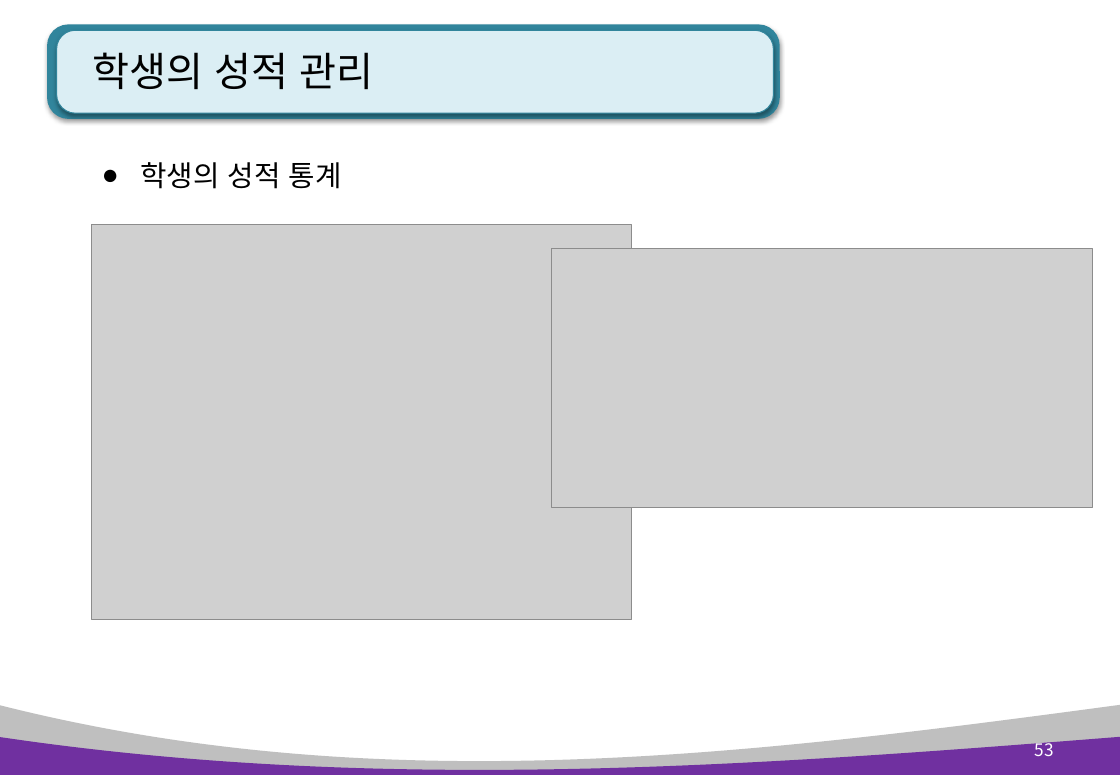
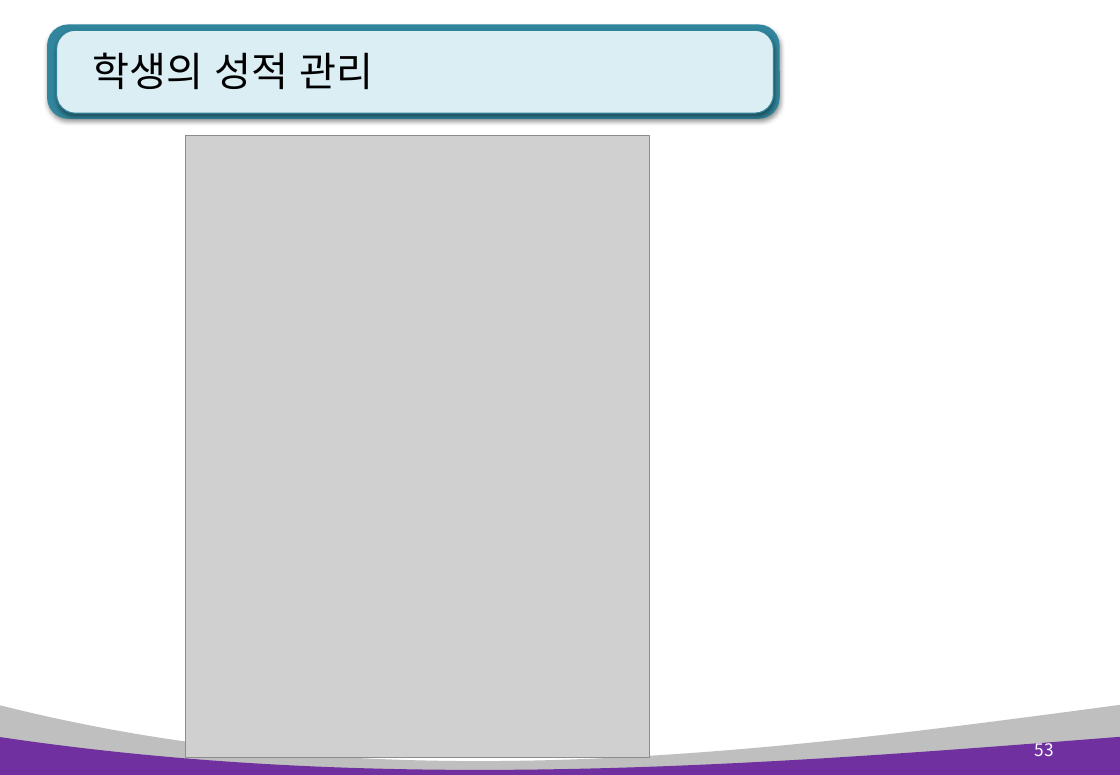
Before and after one commit to kiyongee2/green_pyworks, a slide deck: slide 53 of python_ppt_2023/Python 4장. 리스트, 튜플, 딕셔너리.pptx. Drawn at 1120x775 pixels with LibreOffice and Linux fonts; fonts in the diff are those of the drawing; grey boxes stand for pictures. Boxes give left, top, right and bottom in pixels: in the first picture for what was removed or moved away, otherwise in the second. Text is boxed around its words. In the diff, an @@ line names an element or a change of style, - is before the commit and + after.

```diff
--- a/python_ppt_2023/Python 4장. 리스트, 튜플, 딕셔너리.pptx
+++ b/python_ppt_2023/Python 4장. 리스트, 튜플, 딕셔너리.pptx
@@ picture: place and size @@
-picture at (92,225,633,620)
+picture at (185,135,649,759)
@@ text removed at (141,162,342,189) @@
-● 학생의 성적 통계
@@ picture removed at (552,248,1093,508) @@
```
Also in this commit, not shown: 3 other slides changed, 24 other files.
